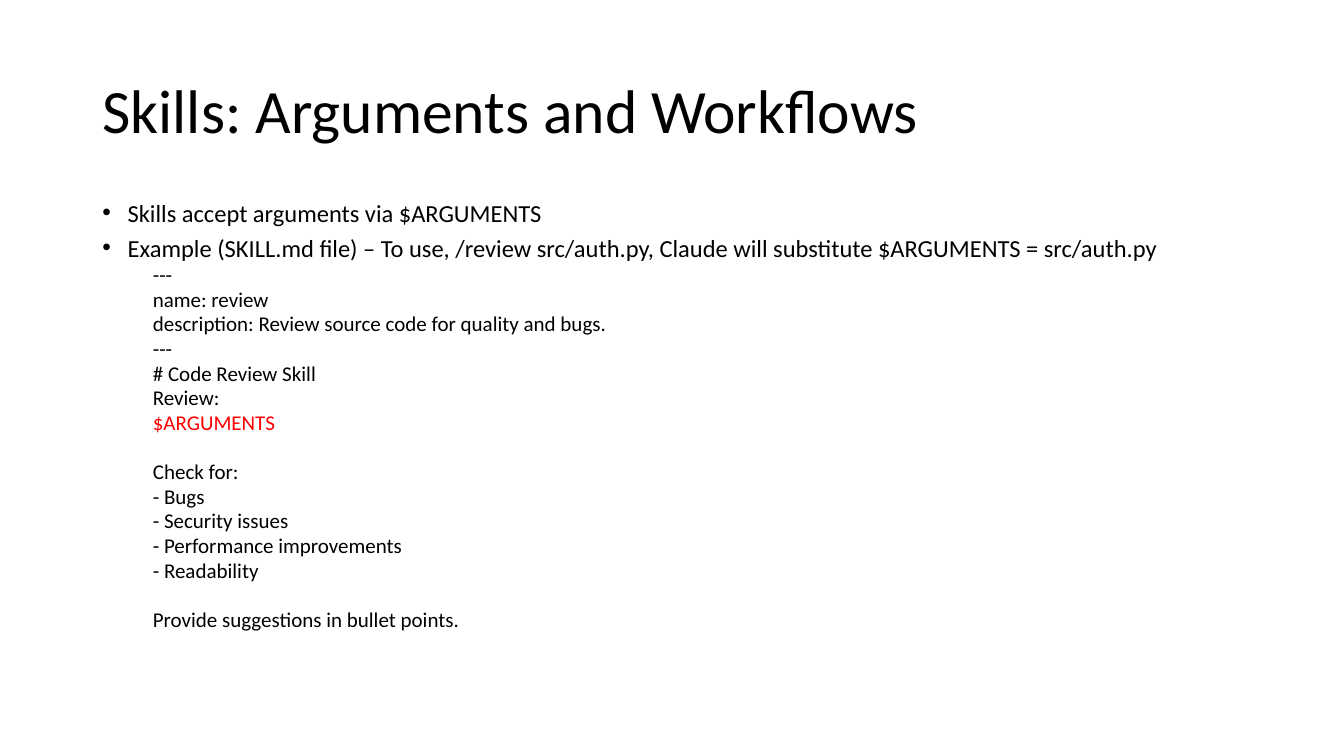
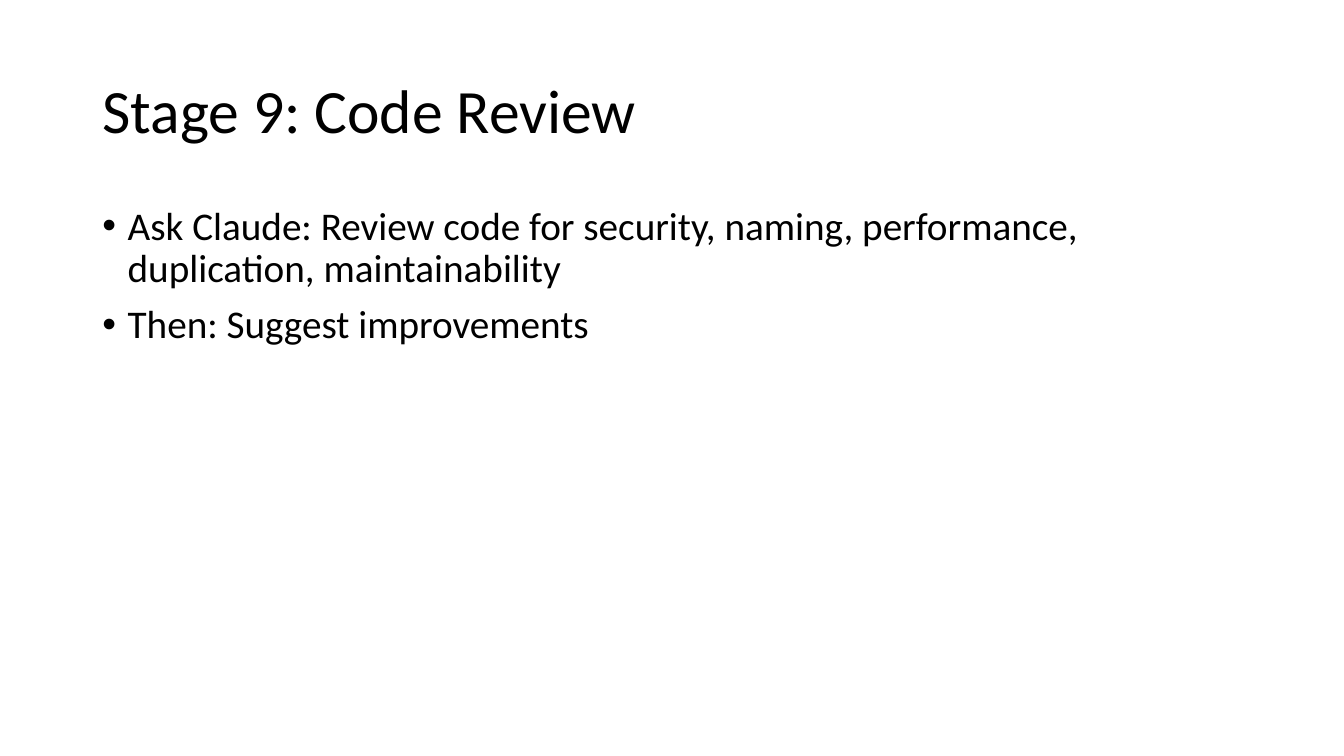
Before and after one commit to atulkahatecdac/claude-code, a slide deck: slide 54 of Claude Code.pptx (slide 100 before the commit). Drawn at 1344x756 pixels with LibreOffice and Linux fonts; fonts in the diff are those of the drawing. Boxes give left, top, right and bottom in pixels: in the first picture for what was removed or moved away, otherwise in the second. Text is boxed around its words. In the diff, an @@ line names an element or a change of style, - is before the commit and + after.

```diff
--- a/Claude Code.pptx
+++ b/Claude Code.pptx
@@ title at bbox=[102, 90, 636, 144]: text changed @@
-Skills: Arguments and Workflows
+Stage 9: Code Review
@@ text at bbox=[128, 212, 1077, 345]: text changed; size 15 to 28 pt @@
-• Skills accept arguments via $ARGUMENTS
-• Example (SKILL.md file) – To use, /review src/auth.py, Claude will substitute $ARGUMENTS = src/auth.py
-  ---
-  name: review
-  description: Review source code for quality and bugs.
-  ---
-  # Code Review Skill
-  Review:
-  $ARGUMENTS
-  Check for:
-  - Bugs
-  - Security issues
-  - Performance improvements
-  - Readability
-  Provide suggestions in bullet points.
+• Ask Claude: Review code for security, naming, performance, duplication, maintainability
+• Then: Suggest improvements
```
Also in this commit, not shown: 30 other slides changed, 87 slides added, 180 slides removed.
